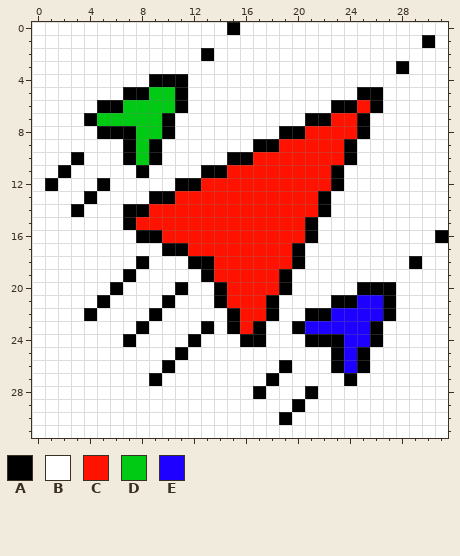
Edited in one commit: pixel-art sprite (public/asterbattle.png). Above: the version before the commit.
The file is 32x32 pixels. Colours within 5 levels of each other are drawn and written as one.
Palette (. is transparent): A #000000  B #ffffff  C #ff1200  D #00ca13  E #1d00ff
Pixels before, first column x 0:
 0 BBBBBBBBBBBBBBBABBBBBBBBBBBBBBBB
 1 BBBBBBBBBBBBBBBBBBBBBBBBBBBBBBAB
 2 BBBBBBBBBBBBBABBBBBBBBBBBBBBBBBB
 3 BBBBBBBBBBBBBBBBBBBBBBBBBBBBABBB
 4 BBBBBBBBBAAABBBBBBBBBBBBBBBBBBBB
 5 BBBBBBBAADDABBBBBBBBBBBBBAABBBBB
 6 BBBBBAADDDDABBBBBBBBBBBAACABBBBB
 7 BBBBADDDDDABBBBBBBBBBAACCABBBBBB
 8 BBBBBAAADDABBBBBBBBAACCCCABBBBBB
 9 BBBBBBBADABBBBBBBAACCCCCABBBBBBB
10 BBBABBBADABBBBBAACCCCCCCABBBBBBB
11 BBABBBBBABBBBAACCCCCCCCABBBBBBBB
12 BABBBABBBBBAACCCCCCCCCCABBBBBBBB
13 BBBBABBBBAACCCCCCCCCCCABBBBBBBBB
14 BBBABBBAACCCCCCCCCCCCCABBBBBBBBB
15 BBBBBBBACCCCCCCCCCCCCABBBBBBBBBB
16 BBBBBBBBAACCCCCCCCCCCABBBBBBBBBA
17 BBBBBBBBBBAACCCCCCCCABBBBBBBBBBB
18 BBBBBBBBABBBAACCCCCCABBBBBBBBABB
19 BBBBBBBABBBBBACCCCCABBBBBBBBBBBB
20 BBBBBBABBBBABBACCCCABBBBBAAABBBB
21 BBBBBABBBBABBBACCCABBBBAAEEABBBB
22 BBBBABBBBABBBBBACCABBAAEEEEABBBB
23 BBBBBBBBABBBBABACABBAEEEEEABBBBB
24 BBBBBBBABBBBABBBAABBBAAAEEABBBBB
25 BBBBBBBBBBBABBBBBBBBBBBAEABBBBBB
26 BBBBBBBBBBABBBBBBBBABBBAEABBBBBB
27 BBBBBBBBBABBBBBBBBABBBBBABBBBBBB
28 BBBBBBBBBBBBBBBBBABBBABBBBBBBBBB
29 BBBBBBBBBBBBBBBBBBBBABBBBBBBBBBB
30 BBBBBBBBBBBBBBBBBBBABBBBBBBBBBBB
31 BBBBBBBBBBBBBBBBBBBBBBBBBBBBBBBB
And afterwards:
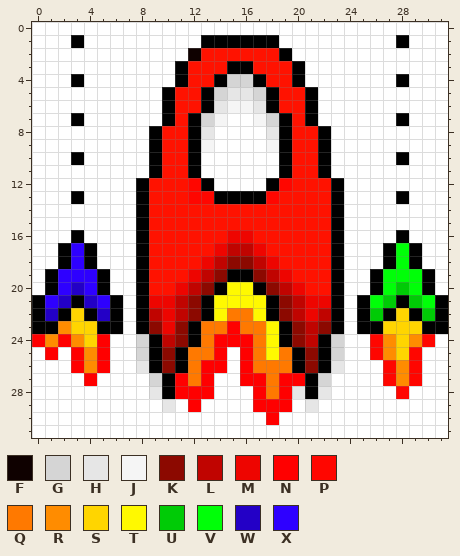
Colours new in this view: F #0f0100  G #d5d5d5  H #e6e6e6  J #f5f5f5  K #8c0900  L #c00400  M #ee0500  N #ff0000  P #ff0600  Q #ff7900  R #ff8c00  S #ffd500  T #fff900  U #00cb06  V #00ff08  W #2300c6  X #2e00ff
Diff:
Changed rows in their new state; - is an unchanged pixel.
first column x 0:
 0 ---------------B----------------
 1 ---A---------AAAAAA---------A-B-
 2 ------------FCCCCCCA------------
 3 -----------ACCCAACCCA-------B---
 4 ---A-----BB-CCAGGACCA-------A---
 5 -------BBBACCAGHHGACCA---BB-----
 6 -----BBBBBACCAHJJHACCA-BBBB-----
 7 ---ABBBBBB-CAGJ--JGAC-BBBB--A---
 8 -----BBBBACCAH----H-C-ABBB------
 9 -------BB-CCAJ---BJA--ABB-------
10 -------BB-CCA--BBBBA--ABB---A---
11 --B-----BACCABBBBBBA--AB--------
12 -B---B--ACCCPABBBBAP------------
13 ---AB---ACC-PPAAAAP---CA----A---
14 ---B---B--------------CA--------
15 -------BA------------CCA--------
16 ---A-----C-----MM----CCA----A--B
17 --AXA---ACCC--MLLM--CCCA---AVA--
18 --AXA----CCCCMLKKLM-CCCA---AV---
19 -AXXXA-BACCCMLKAAKLMCCCA--AVVVA-
20 -AXWXAB-ACCMLK-TTAKLMCCA-B-VUVA-
21 AXWAWXA-AMMLKATTTT-KLMM-BAVUAUVA
22 AWAS-WA-ALMLKATQQT-KLMLABAU-SAUA
23 AARSSAA--KMKAQQNQQTAKLKABA-SSSAA
24 NRNRSN-BGALK-QNNNQTAKL-GBBPRSRP-
25 -N-NRN--GAK-QQN-NQTQAKAGBBPRSP--
26 ---NRN--HAKAQNN-NQQQAKAHBB-PRP--
27 ----N----GANQN--NNQNNAG-B--PRP--
28 ---------HANNN---NQNH-H-----P---
29 ----------H-N----NNNBH----------
30 ------------------NB------------
Where, in picture pixels (left, top, right, bottom), the same in both pictures:
changed: (32, 22, 448, 425)
